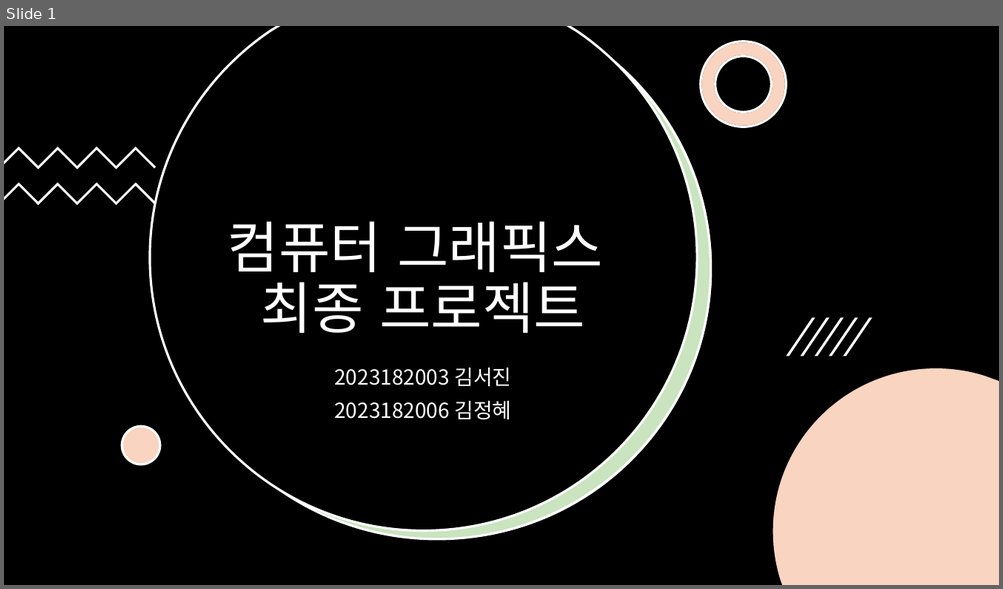
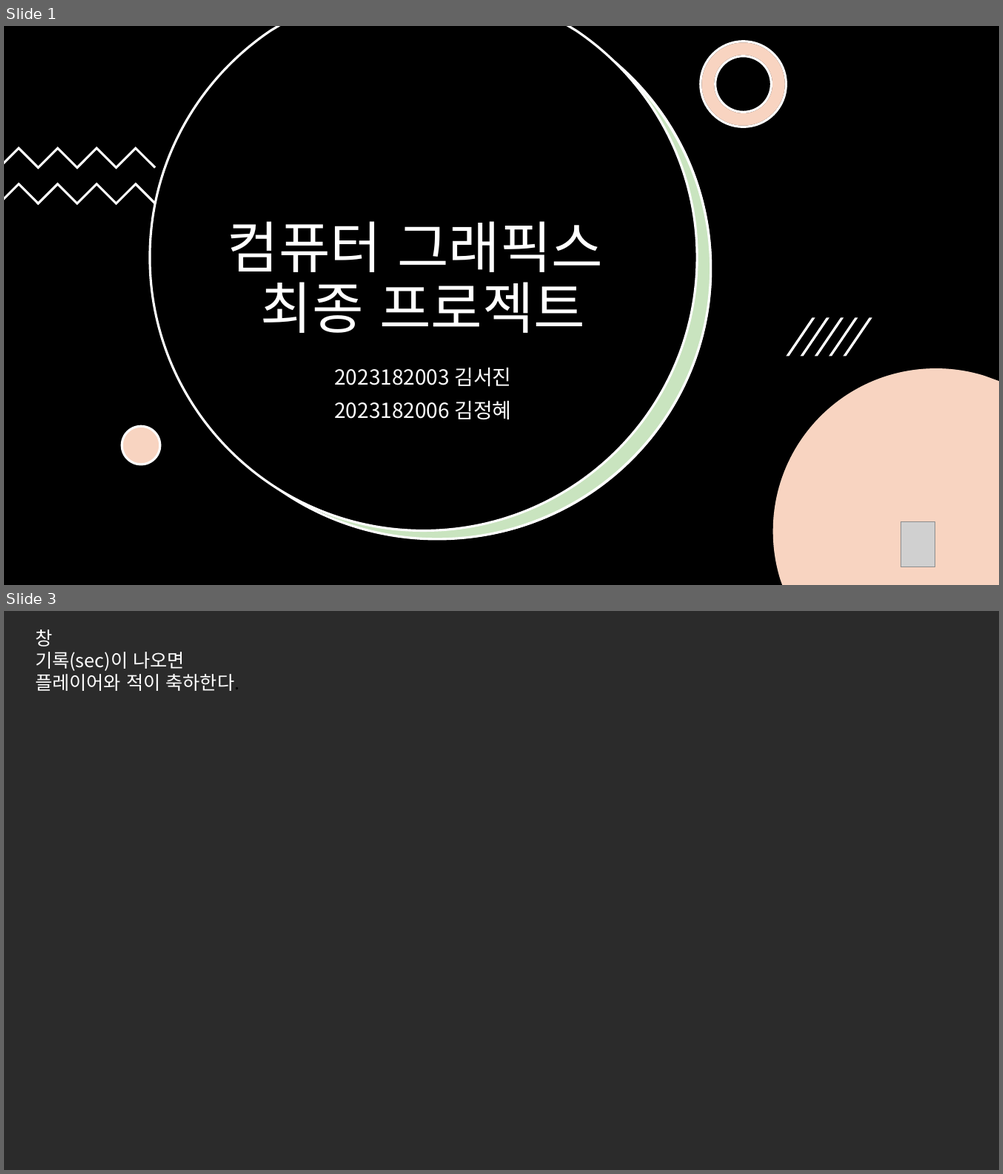
Before and after one commit to KJH112040/2024_computer_graphics_project, a slide deck: 컴퓨터 그래픽스 발표 프레젠테이션.pptx. Shown one above the other, each under a label of ours: slide 1 before the commit, slides 1 and 3 after it; the slides between them are not shown. The pictures are 1003x589 and 1003x1174 pixels, drawn with LibreOffice and Linux fonts; fonts in the diff are those of the drawing; grey boxes stand for pictures; background and template pictures are left out; a plain dark background stands for a picture behind light text. Boxes give left, top, right and bottom in pixels: in the first picture for what was removed or moved away, otherwise in the second. Text is boxed around its words. In the diff, an @@ line names an element or a change of style, - is before the commit and + after.

```diff
--- a/컴퓨터 그래픽스 발표 프레젠테이션.pptx
+++ b/컴퓨터 그래픽스 발표 프레젠테이션.pptx
@@ slide 3 added at [4, 611, 999, 1170], background picture (left out) @@
@@ text added at [35, 629, 239, 691], 18 pt, text #FFFFFF @@
+창
+기록(sec)이 나오면
+플레이어와 적이 축하한다.
@@ slide 1 changed as well @@
@@ picture added at [901, 523, 935, 568] @@
```
Also in this commit, not shown: 1 other slide added, 1 slide removed, 2 other files.
